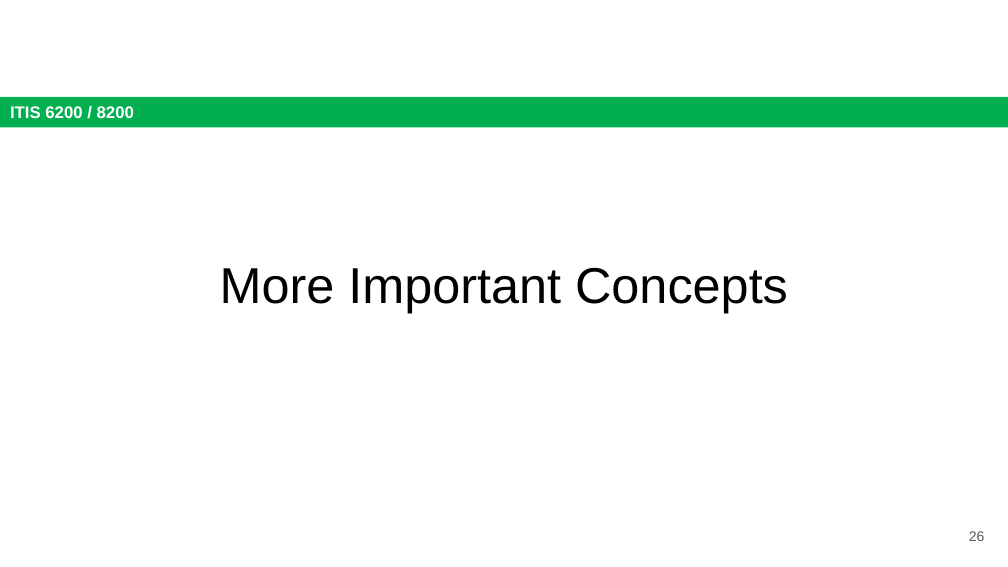
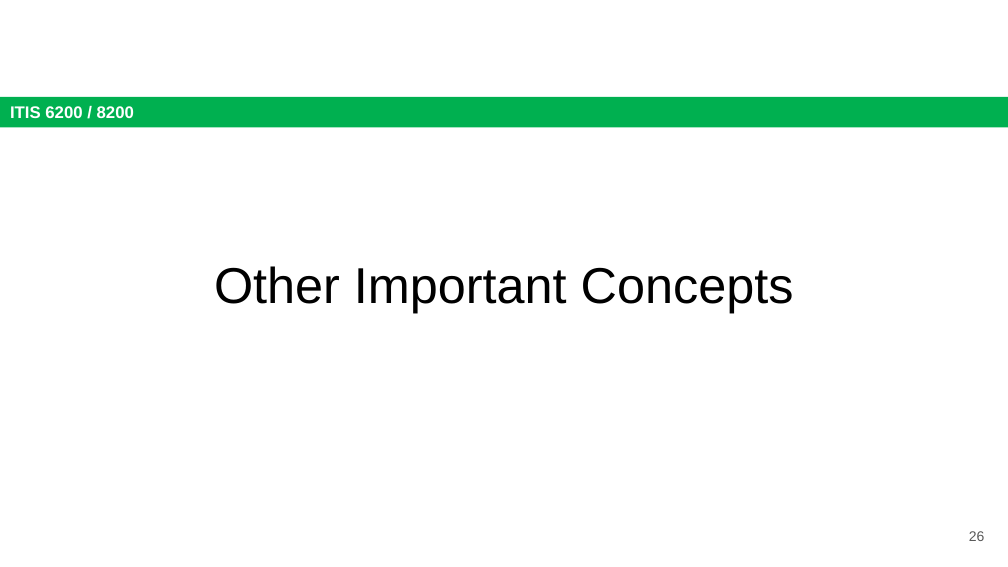
Before and after one commit to jx5c/github.io, a slide deck: slide 26 of teaching/ITIS6200/2023fa/lectures/lec15.ARP.pptx. Drawn at 1008x567 pixels with LibreOffice and Linux fonts; fonts in the diff are those of the drawing. Boxes give left, top, right and bottom in pixels: in the first picture for what was removed or moved away, otherwise in the second. Text is boxed around its words. In the diff, an @@ line names an element or a change of style, - is before the commit and + after.

```diff
--- a/teaching/ITIS6200/2023fa/lectures/lec15.ARP.pptx
+++ b/teaching/ITIS6200/2023fa/lectures/lec15.ARP.pptx
@@ title at box(214, 266, 794, 313): text changed @@
-More Important Concepts
+Other Important Concepts
```
Also in this commit, not shown: 1 other slide changed.
